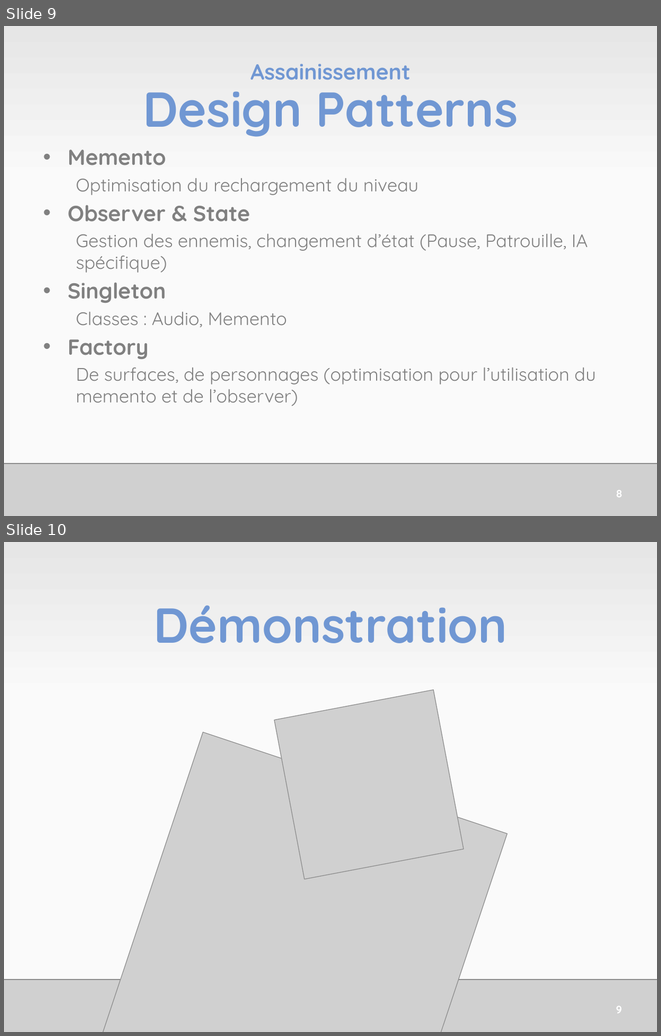
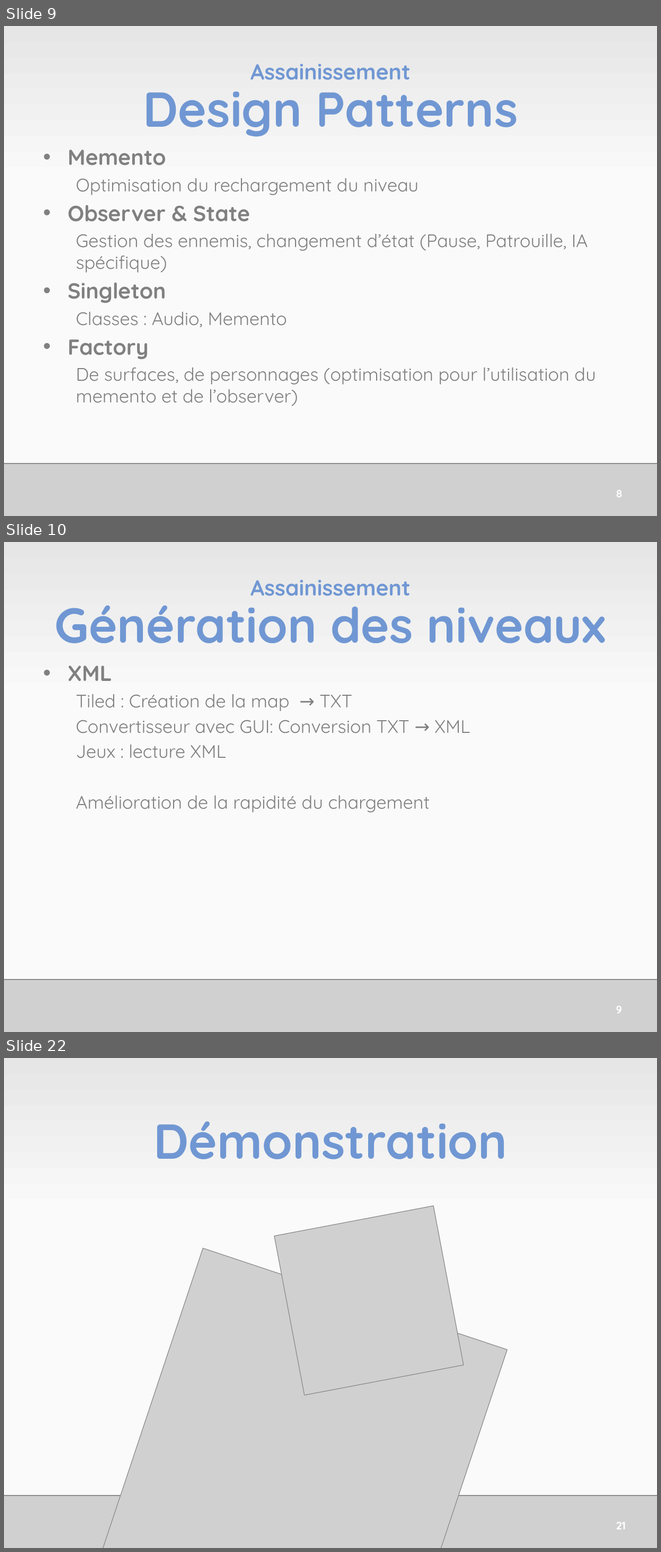
Before and after one commit to RomainClaret/bsc.p2.2, a slide deck: Administration/JamesGouinSePresente.pptx. Shown one above the other, each under a label of ours: slides 9 and 10 before the commit, slides 9, 10 and 22 after it; the slides between them are not shown. The pictures are 661x1036 and 661x1552 pixels, drawn with LibreOffice and Linux fonts; fonts in the diff are those of the drawing; grey boxes stand for pictures. Boxes give left, top, right and bottom in pixels: in the first picture for what was removed or moved away, otherwise in the second. Text is boxed around its words. In the diff, an @@ line names an element or a change of style, - is before the commit and + after.

```diff
--- a/Administration/JamesGouinSePresente.pptx
+++ b/Administration/JamesGouinSePresente.pptx
@@ slide 10 added at bbox=[4, 542, 657, 1032], background gradient #FAFAFA to #E6E6E6 @@
@@ title added at bbox=[55, 580, 606, 643], 54 pt, text #7097D3, bold @@
+Assainissement
+Génération des niveaux
@@ text added at bbox=[68, 665, 470, 812], 20 pt, text #808080 @@
+• XML
+  Tiled : Création de la map → TXT
+  Convertisseur avec GUI: Conversion TXT → XML
+  Jeux : lecture XML
+  Amélioration de la rapidité du chargement
@@ picture added at bbox=[4, 979, 657, 1032] @@
@@ page number added at bbox=[616, 1006, 622, 1013], 12 pt, text #FFFFFF, bold @@
+9
@@ what was slide 10 is now slide 22 @@
@@ page number at bbox=[616, 1522, 626, 1529]: text changed @@
-9
+21
```
Also in this commit, not shown: 11 other slides added, 5 other files.
